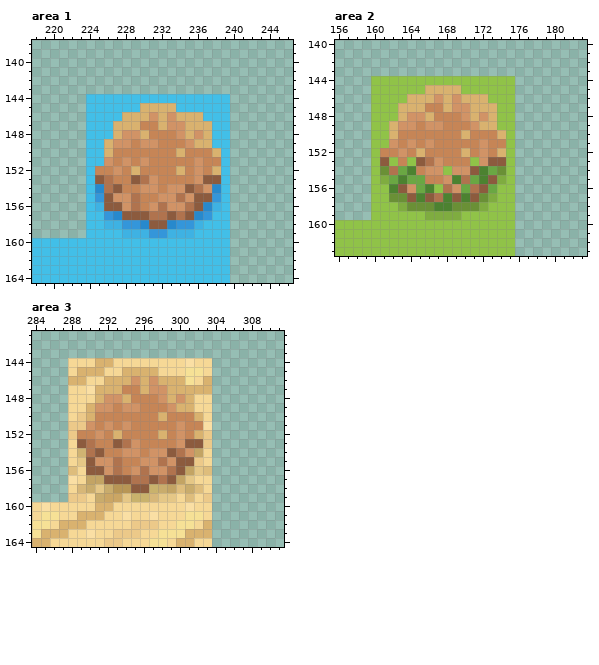
File history of a pixel-art file, Assets/Sprites/Map/Aseprite Project Files/Grassland.aseprite. This is how it looked before the edit.
1024x1024 pixels, 1 frame. Colours within 5 levels of each other are drawn and written as one. Shown: area 1: x 218..246, y 138..164; area 2: x 156..183, y 140..163; area 3: x 284..311, y 141..164.
New version:
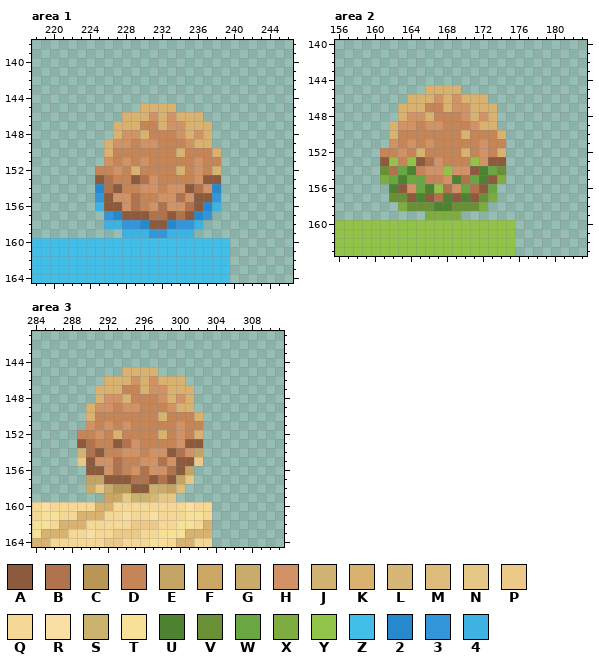
Palette (. is transparent): A #8c5b3e  B #b0734e  C #b89655  D #c68556  E #c3a464  F #cba664  G #c9ac6c  H #d19366  J #d0b372  K #d9b26f  L #d7b778  M #debd7c  N #e5c786  P #ecc989  Q #f6d896  R #fadfa4  S #c9b26c  T #f6e196  U #4c8230  V #6a9036  W #6aa743  X #7fac40  Y #90c348  Z #42bfe8  2 #2789cd  3 #3496da  4 #3eb2e3
Changes in this commit:
--- area 1, layer "Tilemap"
@@ x 222..241 @@
 143 ....................
-144 ..ZZZZZZZZZZZZZZZZ..
-145 ..ZZZZZZKKKKZZZZZZ..
-146 ..ZZZZKKKHKHKKKZZZ..
-147 ..ZZZKKKDDKHHKKKZZ..
-148 ..ZZZKHHKDDDHKHKZZ..
-149 ..ZZKHHDHHDDDHKKZZ..
-150 ..ZZKDDDDDDDKDDDKZ..
-151 ..ZZHDHDHDDDDDHDDZ..
-152 ..ZDDHDKDDDDKDHDKZ..
-153 ..ZABDDABHDDDDHAAZ..
-154 ..Z2BADDHHDHHABH2Z..
-155 ..Z3AHHBDDHHBHAA3Z..
-156 ..Z4AAHBDHBHHBA24Z..
-157 ..ZZ32AAABBABA23ZZ..
-158 ..ZZ44332AA2334ZZZ..
-159 ..ZZZZ44433444ZZZZ..
+144 ....................
+145 ........KKKK........
+146 ......KKKHKHKKK.....
+147 .....KKKDDKHHKKK....
+148 .....KHHKDDDHKHK....
+149 ....KHHDHHDDDHKK....
+150 ....KDDDDDDDKDDDK...
+151 ....HDHDHDDDDDHDD...
+152 ...DDHDKDDDDKDHDK...
+153 ...ABDDABHDDDDHAA...
+154 ...2BADDHHDHHABH2...
+155 ...3AHHBDDHHBHAA3...
+156 ...4AAHBDHBHHBA24...
+157 ....32AAABBABA23....
+158 ....44332AA2334.....
+159 ......44433444......
 160 ZZZZZZZZZZZZZZZZZZ..
--- area 2, layer "Tilemap"
@@ x 156..183 @@
 143 ............................
-144 ....YYYYYYYYYYYYYYYY........
-145 ....YYYYYYKKKKYYYYYY........
-146 ....YYYYKKKHKHKKKYYY........
-147 ....YYYKKKDDKHHKKKYY........
-148 ....YYYKHHKDDDHKHKYY........
-149 ....YYKHHDHHDDDHKKYY........
-150 ....YYKDDDDDDDKDDDKY........
-151 ....YYHDHDHDDDDDHDDY........
-152 ....YDDHDKDDDDKDHDKY........
-153 ....YAYDYABHDDDYHAAY........
-154 ....YVBWUDHHYHHAUWVY........
-155 ....YXWUWWDDHUBWUAXY........
-156 ....YYUAHWUYBHWBAWYY........
-157 ....YYVVAUABUAUAVXYY........
-158 ....YYYXVVVUUVVVXYYY........
-159 ....YYYYYYXXXXYYYYYY........
+144 ............................
+145 ..........KKKK..............
+146 ........KKKHKHKKK...........
+147 .......KKKDDKHHKKK..........
+148 .......KHHKDDDHKHK..........
+149 ......KHHDHHDDDHKK..........
+150 ......KDDDDDDDKDDDK.........
+151 ......HDHDHDDDDDHDD.........
+152 .....DDHDKDDDDKDHDK.........
+153 .....AYDYABHDDDYHAA.........
+154 .....VBWUDHHYHHAUWV.........
+155 .....XWUWWDDHUBWUAX.........
+156 ......UAHWUYBHWBAW..........
+157 ......VVAUABUAUAVX..........
+158 .......XVVVUUVVVX...........
+159 ..........XXXX..............
 160 YYYYYYYYYYYYYYYYYYYY........
--- area 3, layer "Tilemap"
@@ x 284..311 @@
 143 ............................
-144 ....QQQKKQQQQQQQQRQQ........
-145 ....QKKKQQKKKKQQQTTQ........
-146 ....KKQQKKKHKHKKKTQK........
-147 ....QQRKKKDDKHHKKKKK........
-148 ....QQQKHHKDDDHKHKQQ........
-149 ....QQKHHDHHDDDHKKQQ........
-150 ....QPKDDDDDDDKDDDKQ........
-151 ....PPHDHDHDDDDDHDDR........
-152 ....PDDHDKDDDDKDHDKP........
-153 ....QABDDABHDDDDHAAP........
-154 ....QJBADDHHDHHABHEQ........
-155 ....QNAHHBDDHHBHAAPQ........
-156 ....MQAAHBDHBHHBAENM........
-157 ....RQEEAAABBABAENQQ........
-158 ....QLGNGCCAASGEMGMQ........
-159 ....PPQGFFNSSLNNQMQP........
+144 ............................
+145 ..........KKKK..............
+146 ........KKKHKHKKK...........
+147 .......KKKDDKHHKKK..........
+148 .......KHHKDDDHKHK..........
+149 ......KHHDHHDDDHKK..........
+150 ......KDDDDDDDKDDDK.........
+151 ......HDHDHDDDDDHDD.........
+152 .....DDHDKDDDDKDHDK.........
+153 .....ABDDABHDDDDHAA.........
+154 .....JBADDHHDHHABHE.........
+155 .....NAHHBDDHHBHAAP.........
+156 ......AAHBDHBHHBAE..........
+157 ......EEAAABBABAEN..........
+158 ......GNGCCAASGEM...........
+159 ........FFNSSLNN............
 160 QRQQQQQKKQQQQQQQQRQQ........
Changed places in both pictures, as pixel boxes (x1, y1, x2, y2):
erased: (86, 94, 230, 238)
erased: (371, 76, 515, 220)
erased: (68, 358, 212, 502)
